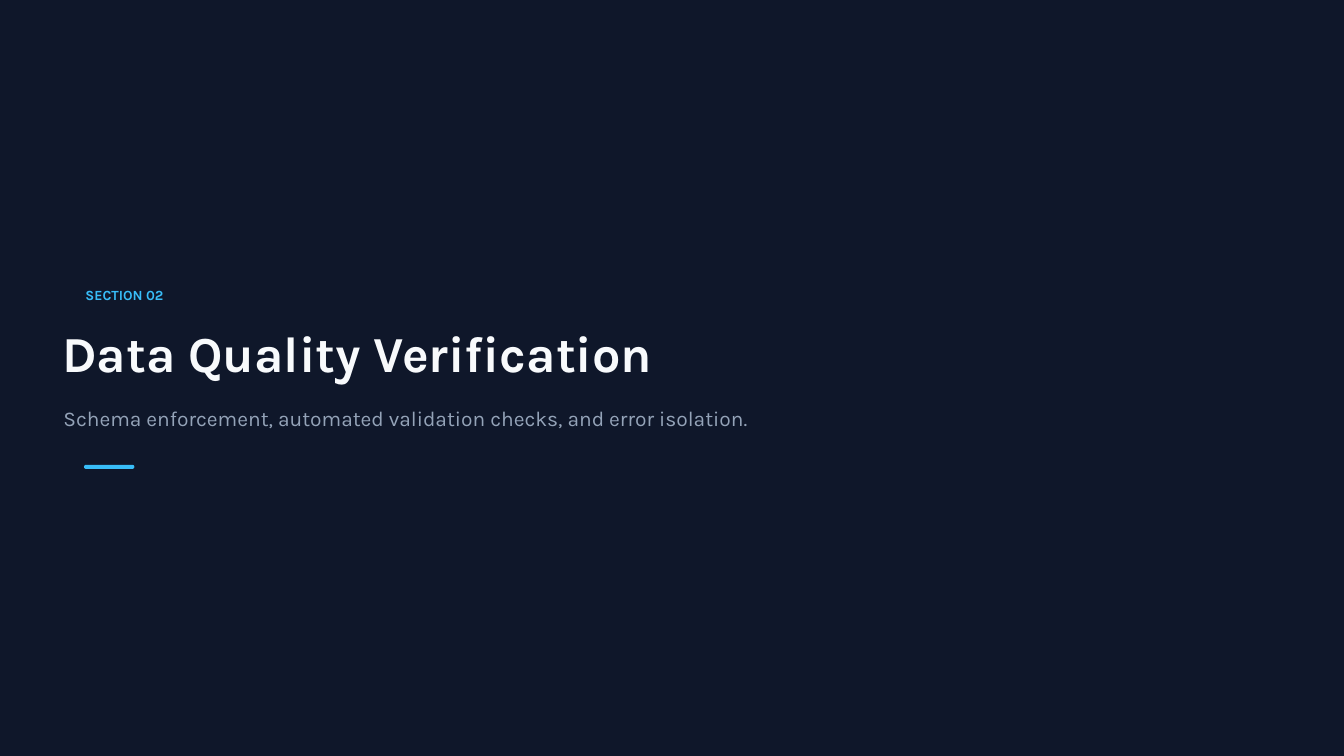
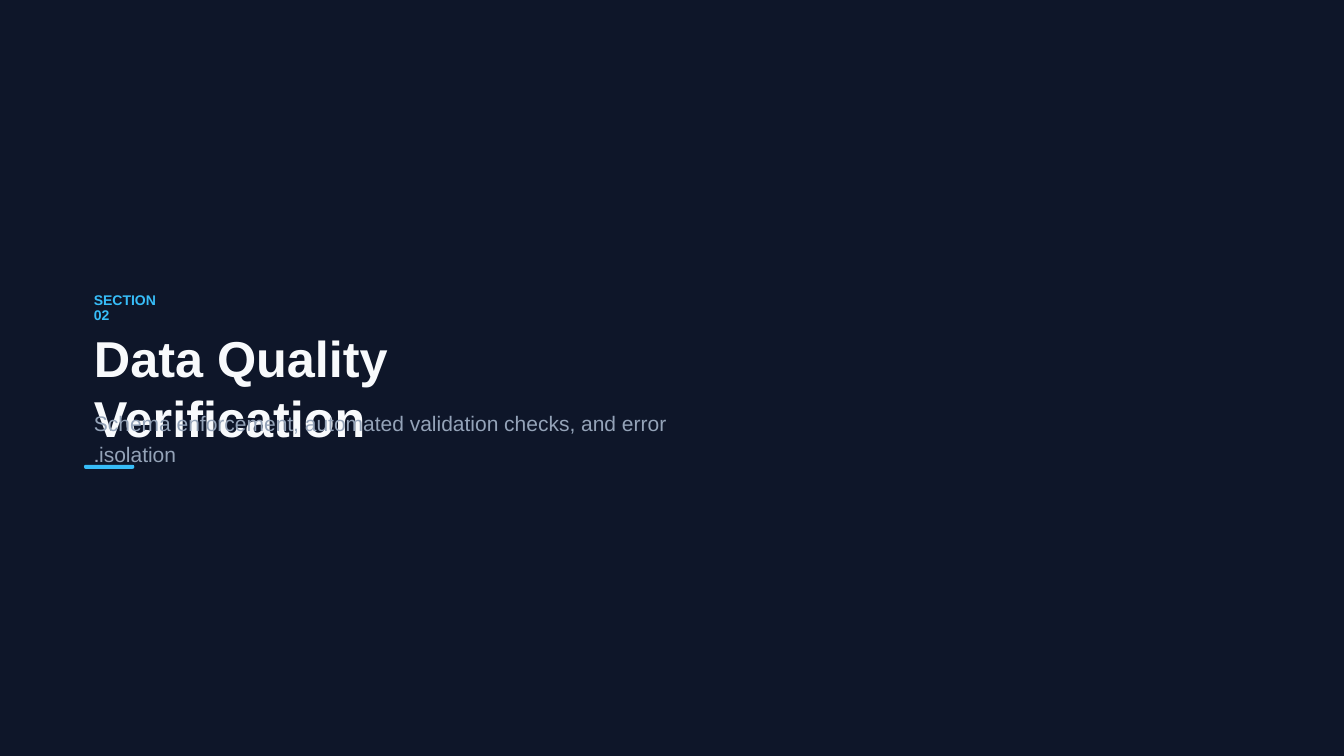
Before and after one commit to zalkimanohar/DataManagement, a slide deck: slide 11 of F1_Data_Management_Slides.ppt. Drawn at 1344x756 pixels with LibreOffice and Linux fonts; fonts in the diff are those of the drawing. Boxes give left, top, right and bottom in pixels: in the first picture for what was removed or moved away, otherwise in the second. Text is boxed around its words. In the diff, an @@ line names an element or a change of style, - is before the commit and + after.

```diff
--- a/F1_Data_Management_Slides.ppt
+++ b/F1_Data_Management_Slides.ppt
@@ background #0F172A to #0E1629 @@
@@ text "SECTION 02" at [94,295,156,320]: font Karla to Arial, text colour #38BDF8 to #37BDF8; line spacing 1 to 0.93 @@
@@ text "Data Quality Verification" at [94,340,388,438]: font Karla to Arial @@
@@ text "Data Quality Verification": place and size @@
-text "Data Quality Verification" at [62,336,653,385]
+text "Data Quality Verification" at [94,340,388,438]
@@ text "Schema enforcement, automated validation checks, ...": place and size @@
-text "Schema enforcement, automated validation checks, ..." at [63,411,747,428]
+text "Schema enforcement, automated validation checks, ..." at [94,414,666,466]
@@ text "Schema enforcement, automated validation checks, ..." at [94,414,666,466]: font Karla to Arial @@
@@ rounded rectangle removed at [84,464,134,468] @@
@@ freeform shape added at [84,464,134,468], fill #37BDF8 @@
```
Also in this commit, not shown: 15 other slides changed, 2 slides removed.
